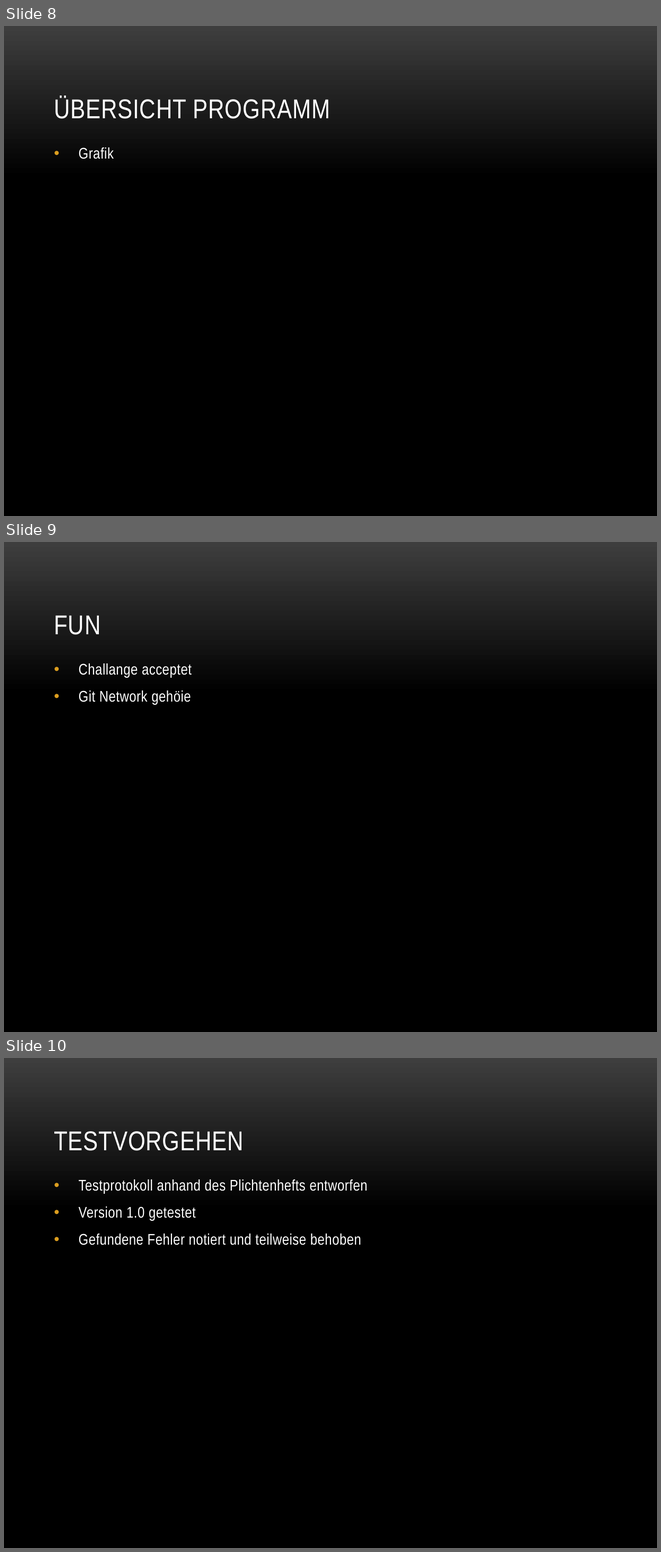
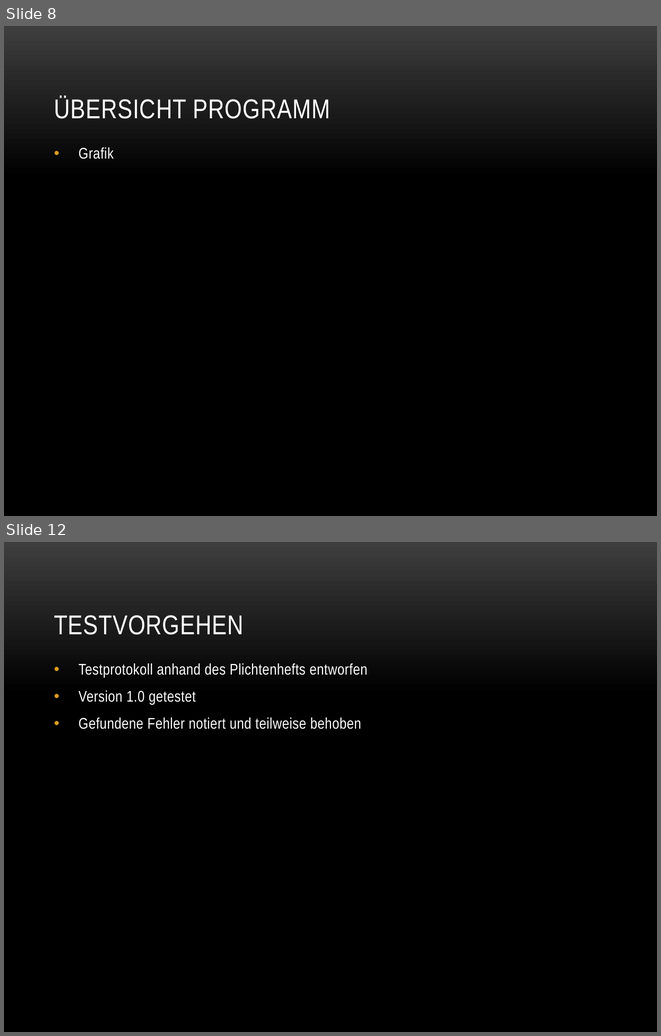
Before and after one commit to stocyr/LaserChess, a slide deck: docs/LaserChess.pptx. Shown one above the other, each under a label of ours: slides 8, 9 and 10 before the commit, slides 8 and 12 after it; the slides between them are not shown. The pictures are 661x1552 and 661x1036 pixels, drawn with LibreOffice and Linux fonts; fonts in the diff are those of the drawing; background and template pictures are left out. Boxes give left, top, right and bottom in pixels: in the first picture for what was removed or moved away, otherwise in the second. Text is boxed around its words. In the diff, an @@ line names an element or a change of style, - is before the commit and + after.

```diff
--- a/docs/LaserChess.pptx
+++ b/docs/LaserChess.pptx
@@ slide 9 removed at (x1=4, y1=542, x2=657, y2=1032), background picture (left out) @@
@@ title removed at (x1=54, y1=615, x2=100, y2=635) @@
-FUN
@@ text removed at (x1=79, y1=663, x2=192, y2=705) @@
-• Challange acceptet
-• Git Network gehöie
@@ what was slide 10 is now slide 12 @@
```
Also in this commit, not shown: 3 slides added.
